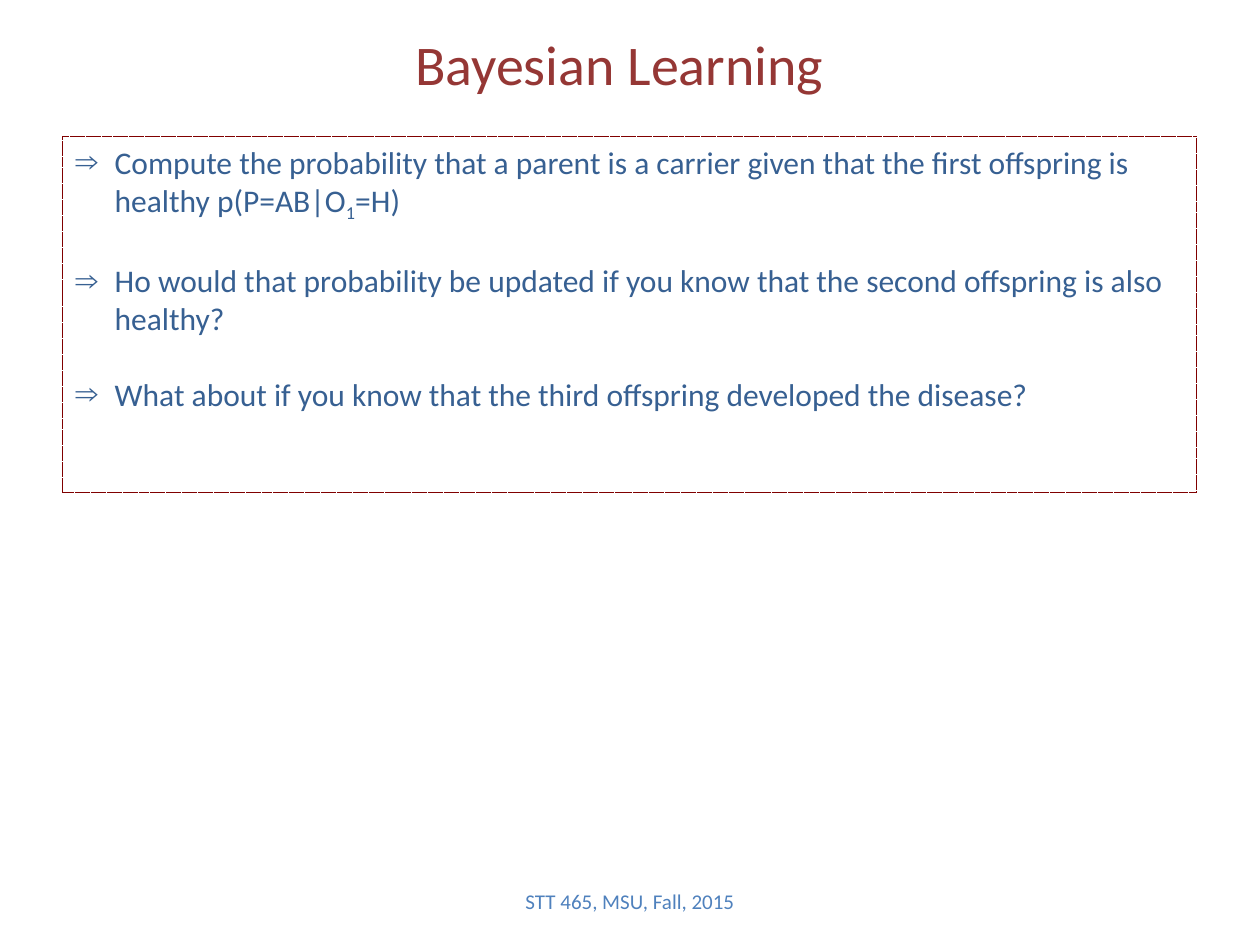
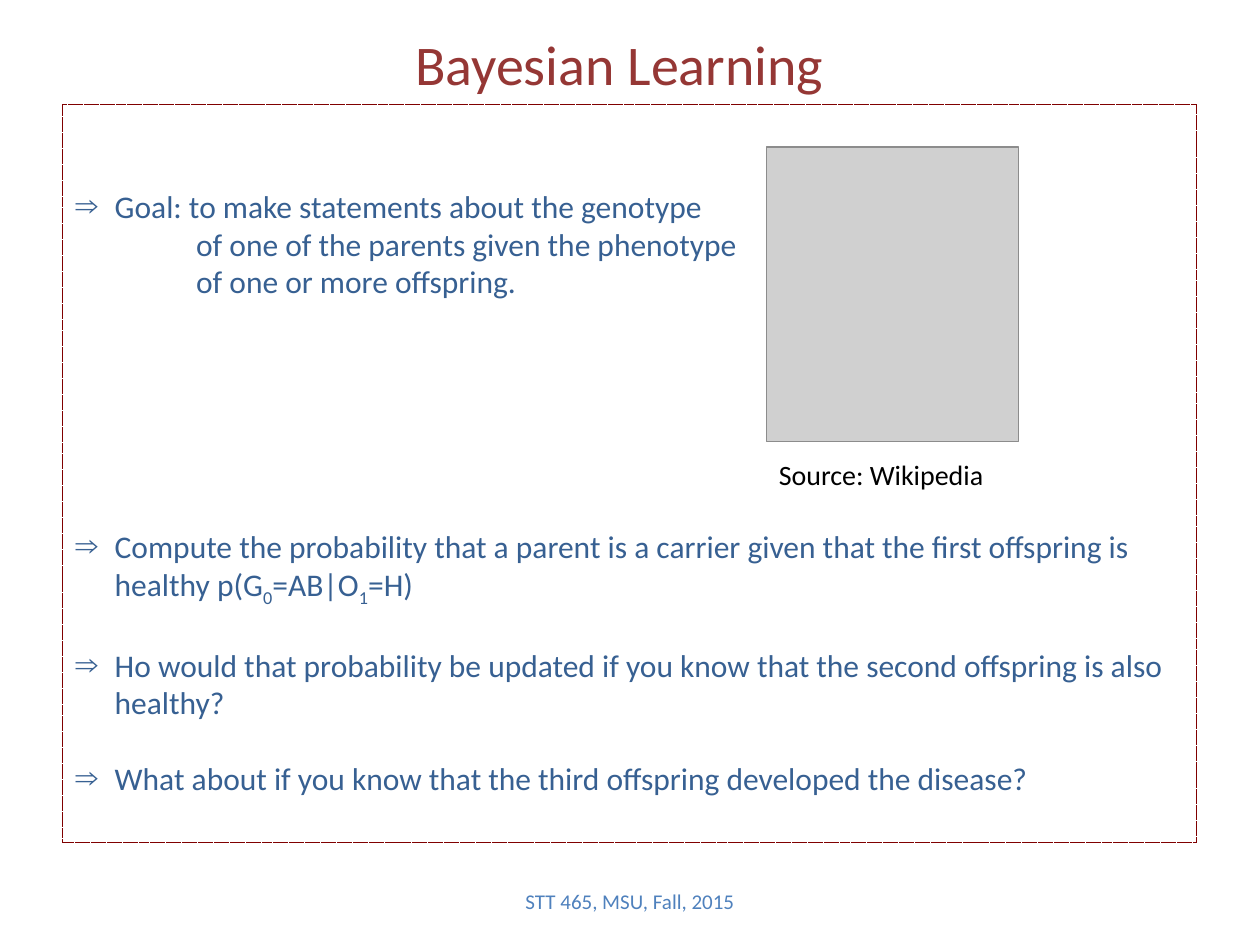
Before and after one commit to Boukos/STT465, a slide deck: slide 5 of STT465_2.pptx (slide 4 before the commit). Drawn at 1260x945 pixels with LibreOffice and Linux fonts; fonts in the diff are those of the drawing; grey boxes stand for pictures. Boxes give left, top, right and bottom in pixels: in the first picture for what was removed or moved away, otherwise in the second. Text is boxed around its words. In the diff, an @@ line names an element or a change of style, - is before the commit and + after.

```diff
--- a/STT465_2.pptx
+++ b/STT465_2.pptx
@@ rectangle "Goal: to make statements about ...": place and size @@
-rectangle "Goal: to make statements about ..." at (63,136,1197,493)
+rectangle "Goal: to make statements about ..." at (63,105,1197,843)
@@ picture added at (766,147,1018,442) @@
@@ text in rectangle at (115,196,1129,601): text changed @@
-⇒ Compute the probability that a parent is a carrier given that the first offspring is healthy p(P=AB|O1=H)
+⇒ Goal: to make statements about the genotype
+of one of the parents given the phenotype
+of one or more offspring.
+⇒ Compute the probability that a parent is a carrier given that the first offspring is healthy p(G0=AB|O1=H)
@@ text added at (779,465,983,490), 16 pt, text #000000 @@
+Source: Wikipedia
```
Also in this commit, not shown: 6 other slides changed, 1 slide added, 4 slides removed, 2 other files.
